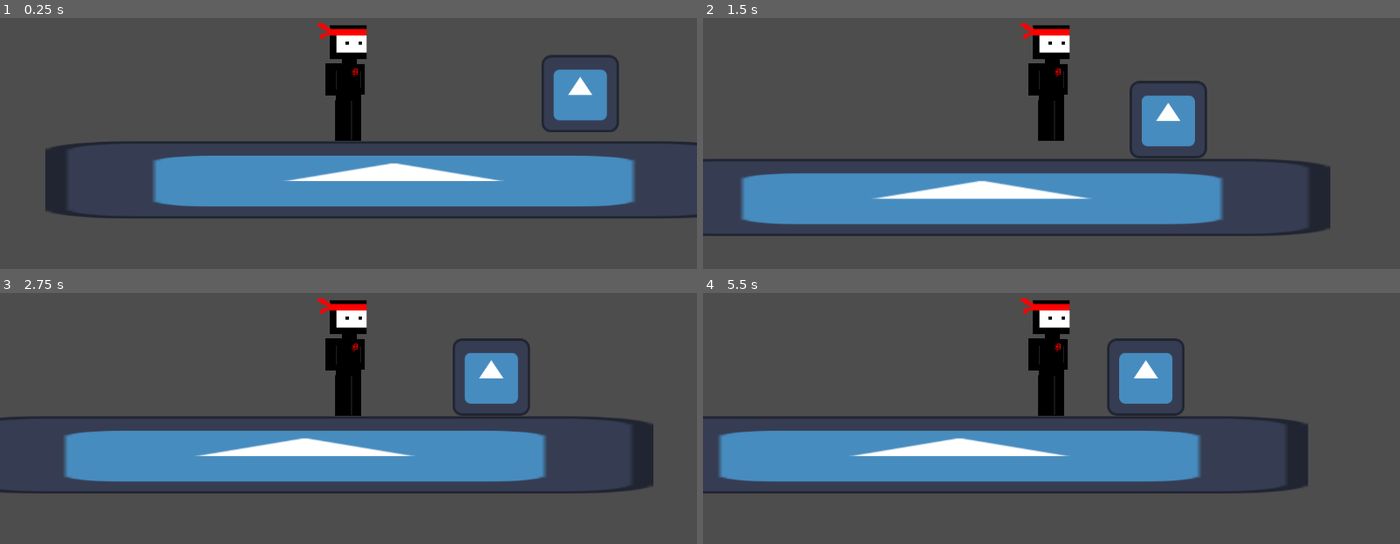
Above: before the commit, frames 1-4 (two rows, left to right).
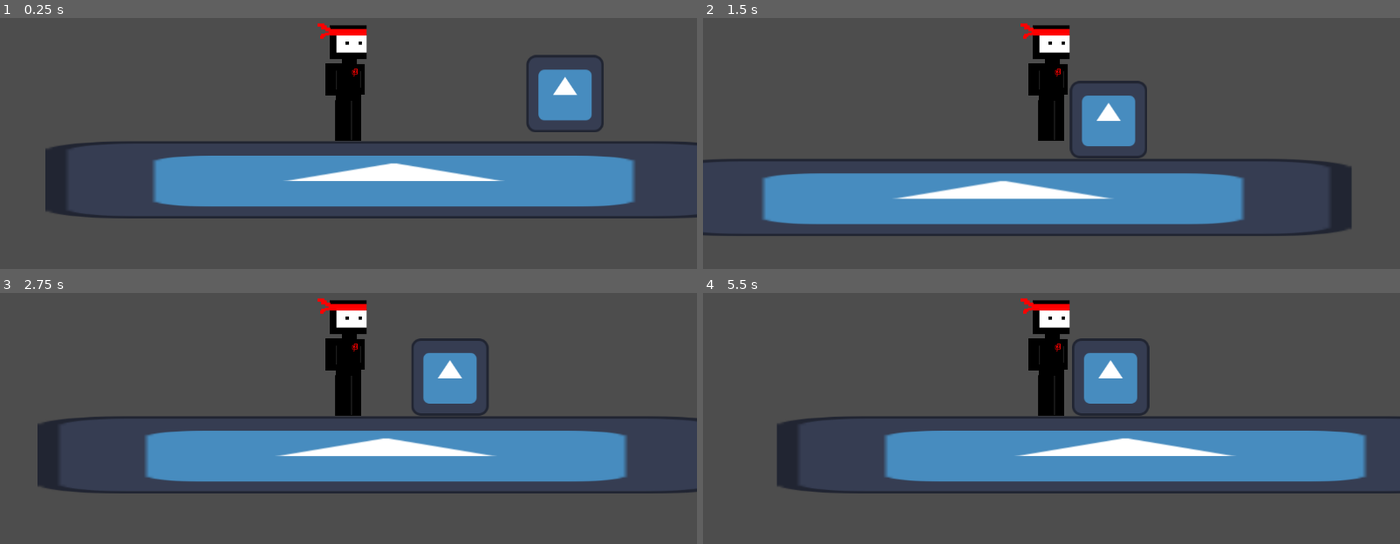
Above: after the commit, the same moments.

Repository: Craua4/craua4
Game: Godot game, scene res://main.tscn
Two runs of this game, one before a commit and one after it. Both use one fixed random seed, a clock stepped at 60 frames per second and the inputs below. The engine's default icon, where the game draws it, is replaced by a stand-in: a white triangle on a blue panel in a dark square.
Inputs:
- Up to frame 1 (0.25 s): no input
- Up to frame 2 (1.5 s): hold D (move_right) from 0.53 s (still down); tap Space (jump) at 0.77 s
- Up to frame 3 (2.75 s): tap Space (jump) at 1.52 s; release D (move_right) at 2.03 s; hold A (move_left) from 2.03 s (still down)
- Up to frame 4 (5.5 s): release A (move_left) at 2.78 s; hold D (move_right) 2.78-4.28 s; tap Space (jump) at 3.02, 3.77, 4.52 s; hold A (move_left) 4.28-5.03 s; hold D (move_right) from 5.03 s (still down)

The runs differ from the first frame. In frame 1, 1.6% of the frame differs, in the area x 75-89%, y 14-46%; in frame 2, 7.5%; in frame 3, 12%; in frame 4, 16%, in the area x 0-100%, y 18-80%.

Commit message:
06/10 4
tudo bugado godot

Diff:
--- a/language_leaper/character.gd
+++ b/language_leaper/character.gd
@@ -1,26 +1,17 @@
 extends CharacterBody2D
 
-
 @onready var sprite = $Sprite2D
+@onready var health_label: Label = $hud/health
 
 const speed = 200
 const jump_force = -400
 const gravity = 1000
 
-var health := 3   # ":" é usado para definir como int automaticamente
+func take_damage():
+	print('morreu mesmo')
+	get_tree().reload_current_scene()
 
-func _ready():
-	$hud/health.text = "Health: " + str(health)
-
-func take_damage():
-	health -= 1
-	$hud/health.text = "Health: " + str(health)
-	if health <= 0:
-		get_tree().reload_current_scene()  # restart the level
-
-# A cada atualização da física, calcula o que o personagem deve fazer
 func _physics_process(delta: float):
-
 	var dir = Input.get_axis("move_left", "move_right")
 	velocity.x = dir * speed
 
--- a/language_leaper/character.tscn
+++ b/language_leaper/character.tscn
@@ -9,7 +9,7 @@
 [node name="Character" type="Node2D"]
 metadata/_edit_horizontal_guides_ = [-246.0, -224.0]
 
-[node name="Player" type="CharacterBody2D" parent="."]
+[node name="Player" type="CharacterBody2D" parent="." groups=["player"]]
 script = ExtResource("1_pjt0s")
 
 [node name="CollisionShape2D" type="CollisionShape2D" parent="Player"]
@@ -22,13 +22,3 @@
 
 [node name="Camera2D" type="Camera2D" parent="Player"]
 position = Vector2(-1, 11)
-
-[node name="hud" type="CanvasLayer" parent="Player"]
-layer = 3
-
-[node name="health" type="Label" parent="Player/hud"]
-offset_left = -57.0
-offset_top = -165.0
-offset_right = 21.0
-offset_bottom = -129.0
-text = "Health: 3"
--- a/language_leaper/enemy.gd
+++ b/language_leaper/enemy.gd
@@ -41,10 +41,12 @@
 
 @onready var sprite = $Sprite2D
 # The real moving body is the CharacterBody2D inside the Character scene
-@onready var player = get_node("../../Character/CharacterBody2D")
+@onready var player = get_node("../../Character/Player")
 
 var facing = -1
 var health = 1
+
+
 
 func _physics_process(delta):
 	velocity.y += gravity * delta
@@ -74,3 +76,10 @@
 	health -= 1
 	if health <= 0:
 		queue_free()
+
+
+func _on_area_2d_body_entered(body: Node2D) -> void:
+	print('atacando')
+	if body.is_in_group("player"):
+		body.take_damage()
+		print('morreu')
--- a/language_leaper/enemy.tscn
+++ b/language_leaper/enemy.tscn
@@ -1,10 +1,13 @@
-[gd_scene load_steps=4 format=3 uid="uid://dchhgqq6s2ecq"]
+[gd_scene load_steps=5 format=3 uid="uid://dchhgqq6s2ecq"]
 
 [ext_resource type="Script" uid="uid://d37ey2qbuj0ww" path="res://enemy.gd" id="1_4gyqm"]
 [ext_resource type="Texture2D" uid="uid://cort0np5wojwf" path="res://icon.svg" id="2_qi2p4"]
 
 [sub_resource type="RectangleShape2D" id="RectangleShape2D_iifgy"]
 size = Vector2(129, 130)
+
+[sub_resource type="RectangleShape2D" id="RectangleShape2D_4gyqm"]
+size = Vector2(143, 143)
 
 [node name="Enemy" type="Node2D"]
 
@@ -17,3 +20,12 @@
 
 [node name="Sprite2D" type="Sprite2D" parent="CharacterBody2D"]
 texture = ExtResource("2_qi2p4")
+
+[node name="Area2D" type="Area2D" parent="CharacterBody2D"]
+
+[node name="CollisionShape2D" type="CollisionShape2D" parent="CharacterBody2D/Area2D"]
+position = Vector2(0.5, 0.5)
+shape = SubResource("RectangleShape2D_4gyqm")
+disabled = true
+
+[connection signal="body_entered" from="CharacterBody2D/Area2D" to="CharacterBody2D" method="_on_area_2d_body_entered"]
--- a/language_leaper/project.godot
+++ b/language_leaper/project.godot
@@ -18,6 +18,7 @@
 [global_group]
 
 ground=""
+player=""
 
 [input]
 
